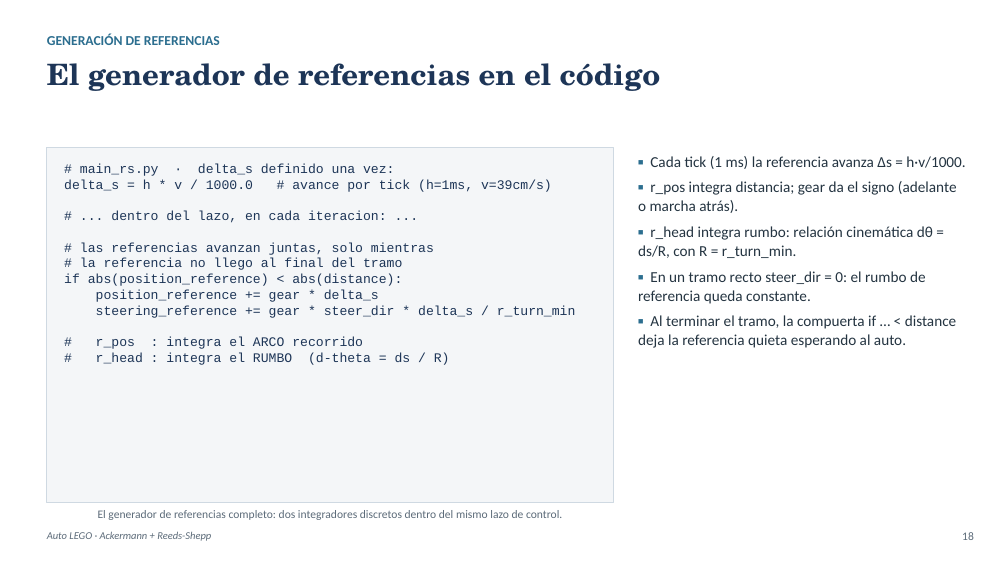
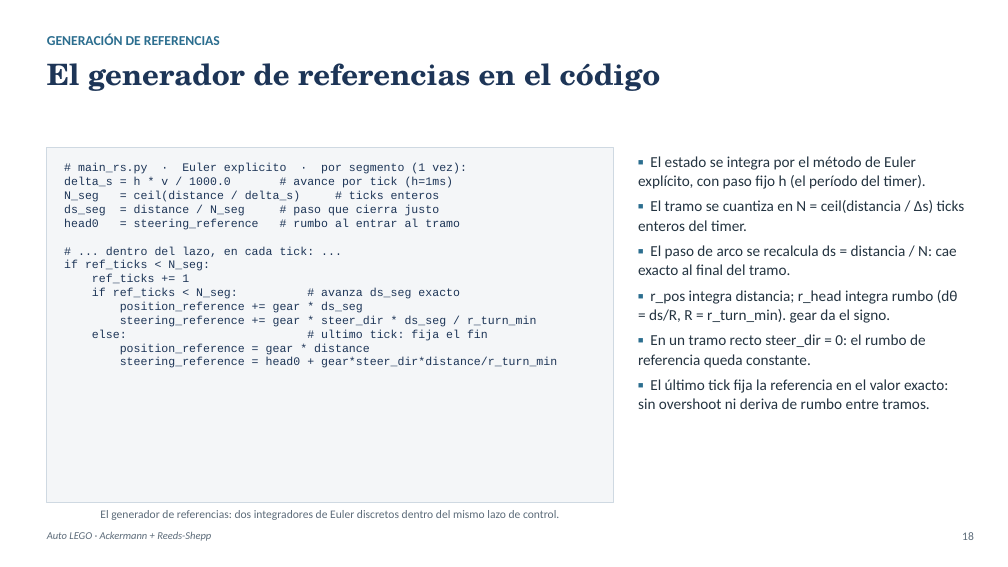
Before and after one commit to universidadpedroni/Lego_Reed_Shepp, a slide deck: slide 18 of presentacion/Robot_Movil_Ackermann_Modelo_Trayectoria_Control.pptx. Drawn at 1008x567 pixels with LibreOffice and Linux fonts; fonts in the diff are those of the drawing. Boxes give left, top, right and bottom in pixels: in the first picture for what was removed or moved away, otherwise in the second. Text is boxed around its words. In the diff, an @@ line names an element or a change of style, - is before the commit and + after.

Commit message:
Update presentation file for Ackermann model trajectory control

```diff
--- a/presentacion/Robot_Movil_Ackermann_Modelo_Trayectoria_Control.pptx
+++ b/presentacion/Robot_Movil_Ackermann_Modelo_Trayectoria_Control.pptx
@@ text at [64,163,557,368]: text changed; size 12.5 to 11 pt @@
-# main_rs.py · delta_s definido una vez:
-delta_s = h * v / 1000.0 # avance por tick (h=1ms, v=39cm/s)
-# ... dentro del lazo, en cada iteracion: ...
-# las referencias avanzan juntas, solo mientras
-# la referencia no llego al final del tramo
-if abs(position_reference) < abs(distance):
-position_reference += gear * delta_s
-steering_reference += gear * steer_dir * delta_s / r_turn_min
-# r_pos : integra el ARCO recorrido
-# r_head : integra el RUMBO (d-theta = ds / R)
+# main_rs.py · Euler explicito · por segmento (1 vez):
+delta_s = h * v / 1000.0 # avance por tick (h=1ms)
+N_seg = ceil(distance / delta_s) # ticks enteros
+ds_seg = distance / N_seg # paso que cierra justo
+head0 = steering_reference # rumbo al entrar al tramo
+# ... dentro del lazo, en cada tick: ...
+if ref_ticks < N_seg:
+ref_ticks += 1
+if ref_ticks < N_seg: # avanza ds_seg exacto
+position_reference += gear * ds_seg
+steering_reference += gear * steer_dir * ds_seg / r_turn_min
+else: # ultimo tick: fija el fin
+position_reference = gear * distance
+steering_reference = head0 + gear*steer_dir*distance/r_turn_min
@@ text at [638,156,965,323]: text changed @@
-▪ Cada tick (1 ms) la referencia avanza Δs = h·v/1000.
-▪ r_pos integra distancia; gear da el signo (adelante o marcha atrás).
-▪ r_head integra rumbo: relación cinemática dθ = ds/R, con R = r_turn_min.
+▪ El estado se integra por el método de Euler explícito, con paso fijo h (el período del timer).
+▪ El tramo se cuantiza en N = ceil(distancia / Δs) ticks enteros del timer.
+▪ El paso de arco se recalcula ds = distancia / N: cae exacto al final del tramo.
+▪ r_pos integra distancia; r_head integra rumbo (dθ = ds/R, R = r_turn_min). gear da el signo.
@@ text at [638,379,949,409]: text changed @@
-▪ Al terminar el tramo, la compuerta if … < distance deja la referencia quieta esperando al auto.
+▪ El último tick fija la referencia en el valor exacto: sin overshoot ni deriva de rumbo entre tramos.
@@ text at [100,510,559,520]: text changed @@
-El generador de referencias completo: dos integradores discretos dentro del mismo lazo de control.
+El generador de referencias: dos integradores de Euler discretos dentro del mismo lazo de control.
```
Also in this commit, not shown: 2 other slides changed.
